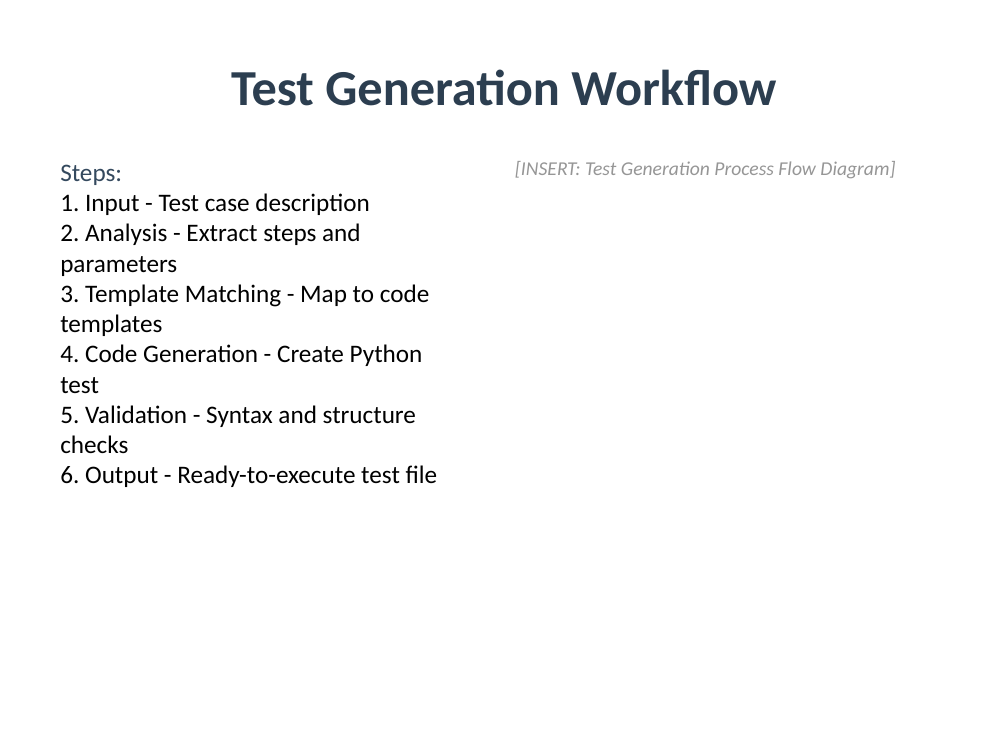
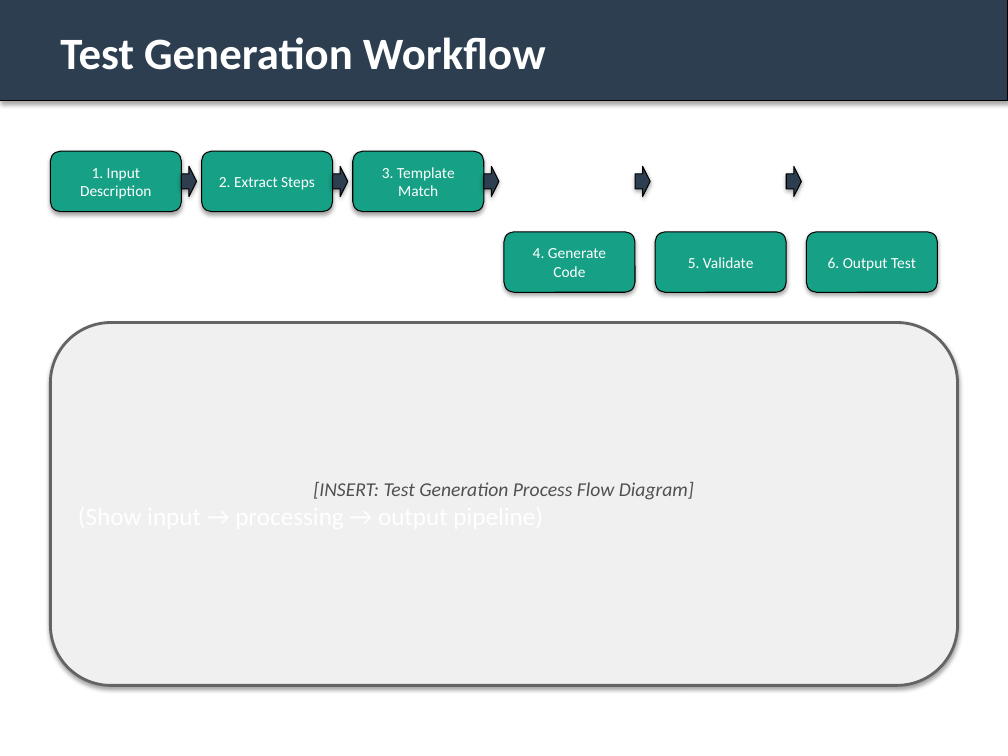
Before and after one commit to revathi-c1025/Final-Sem-Project, a slide deck: slide 8 of Demo Project/presentation.pptx. Drawn at 1008x756 pixels with LibreOffice and Linux fonts; fonts in the diff are those of the drawing. Boxes give left, top, right and bottom in pixels: in the first picture for what was removed or moved away, otherwise in the second. Text is boxed around its words. In the diff, an @@ line names an element or a change of style, - is before the commit and + after.

```diff
--- a/Demo Project/presentation.pptx
+++ b/Demo Project/presentation.pptx
@@ rectangle added at (0,0,1008,101), fill #2C3E50, outline #000000 0.75 pt @@
@@ text "Test Generation Workflow": place and size @@
-text "Test Generation Workflow" at (231,69,776,106)
+text "Test Generation Workflow" at (60,37,546,70)
@@ text "Test Generation Workflow" at (60,37,546,70): size 36 to 32 pt, text colour #2C3E50 to #FFFFFF; alignment centre to left @@
@@ rounded rectangle added at (50,151,181,212), fill #16A085, outline #000000 0.75 pt, 11 pt, text #FFFFFF @@
+1. Input Description
@@ text removed at (60,164,438,487) @@
-Steps:
-1. Input - Test case description
-2. Analysis - Extract steps and parameters
-3. Template Matching - Map to code templates
-4. Code Generation - Create Python test
-5. Validation - Syntax and structure checks
-6. Output - Ready-to-execute test file
@@ right arrow added at (181,166,197,197), fill #2C3E50, outline #000000 0.75 pt @@
@@ rounded rectangle added at (202,151,333,212), fill #16A085, outline #000000 0.75 pt, 11 pt, text #FFFFFF @@
+2. Extract Steps
@@ right arrow added at (333,166,348,197), fill #2C3E50, outline #000000 0.75 pt @@
@@ rounded rectangle added at (353,151,484,212), fill #16A085, outline #000000 0.75 pt, 11 pt, text #FFFFFF @@
+3. Template Match
@@ right arrow added at (484,166,499,197), fill #2C3E50, outline #000000 0.75 pt @@
@@ text removed at (515,161,895,178) @@
-[INSERT: Test Generation Process Flow Diagram]
@@ right arrow added at (635,166,650,197), fill #2C3E50, outline #000000 0.75 pt @@
@@ right arrow added at (786,166,801,197), fill #2C3E50, outline #000000 0.75 pt @@
@@ rounded rectangle added at (504,232,635,292), fill #16A085, outline #000000 0.75 pt, 11 pt, text #FFFFFF @@
+4. Generate Code
@@ rounded rectangle added at (655,232,786,292), fill #16A085, outline #000000 0.75 pt, 11 pt, text #FFFFFF @@
+5. Validate
@@ rounded rectangle added at (806,232,937,292), fill #16A085, outline #000000 0.75 pt, 11 pt, text #FFFFFF @@
+6. Output Test
@@ rounded rectangle added at (50,323,958,685), fill #F0F0F0, outline #646464 2 pt, 14 pt, text #505050, italic @@
+[INSERT: Test Generation Process Flow Diagram]
+(Show input → processing → output pipeline)
```
Also in this commit, not shown: 16 other slides changed, 20 other files.
